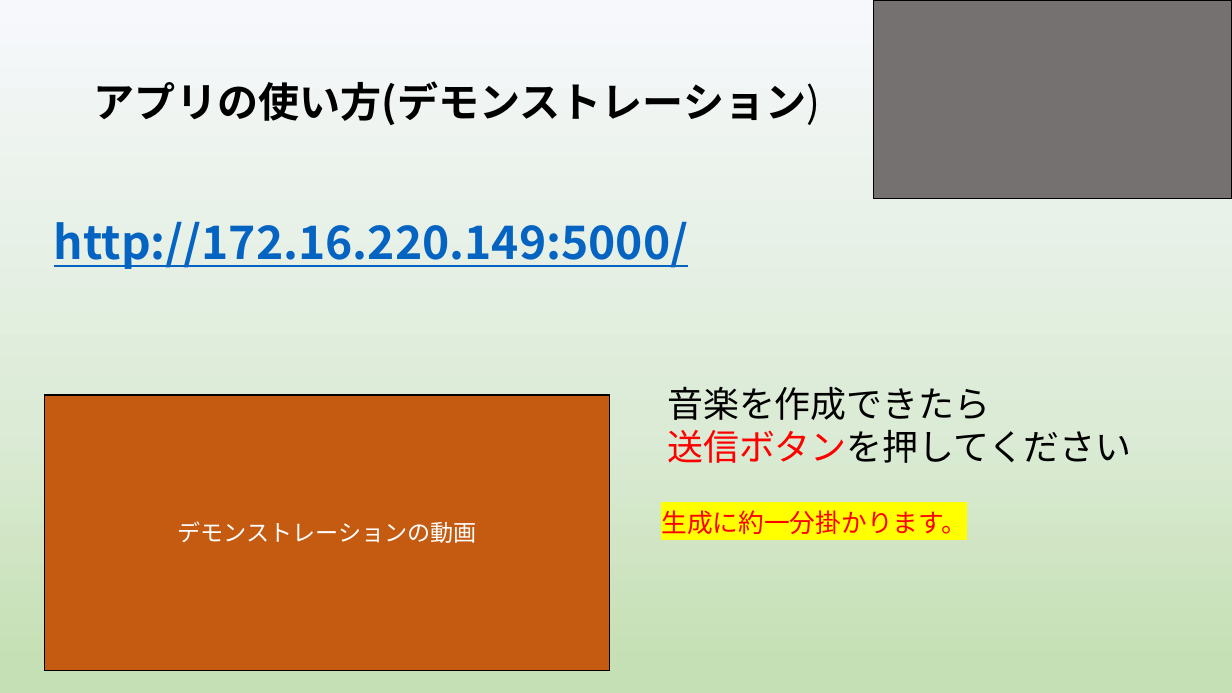
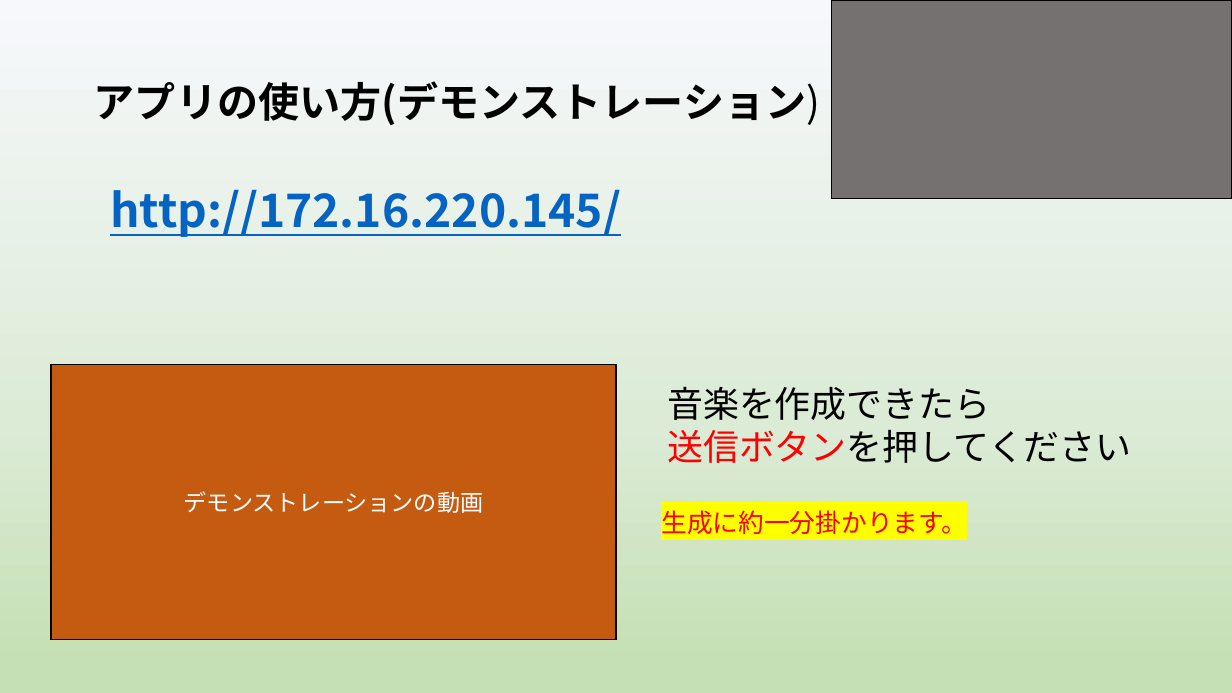
Before and after one commit to yoshitake266/bitComposer_prj, a slide deck: slide 10 of presentation/graduation/bit Composer3 .pptx (slide 4 before the commit). Drawn at 1232x693 pixels with LibreOffice and Linux fonts; fonts in the diff are those of the drawing. Boxes give left, top, right and bottom in pixels: in the first picture for what was removed or moved away, otherwise in the second. Text is boxed around its words. In the diff, an @@ line names an element or a change of style, - is before the commit and + after.

```diff
--- a/presentation/graduation/bit Composer3 .pptx
+++ b/presentation/graduation/bit Composer3 .pptx
@@ rectangle: place and size @@
-rectangle at [873,0,1232,199]
+rectangle at [832,0,1232,199]
@@ text at [110,189,621,237]: text changed @@
-http://172.16.220.149:5000/
+http://172.16.220.145/
@@ rectangle "デモンストレーションの動画": place and size @@
-rectangle "デモンストレーションの動画" at [44,396,609,671]
+rectangle "デモンストレーションの動画" at [51,364,616,640]
```
Also in this commit, not shown: 7 other slides changed, 7 slides added, 7 slides removed.
